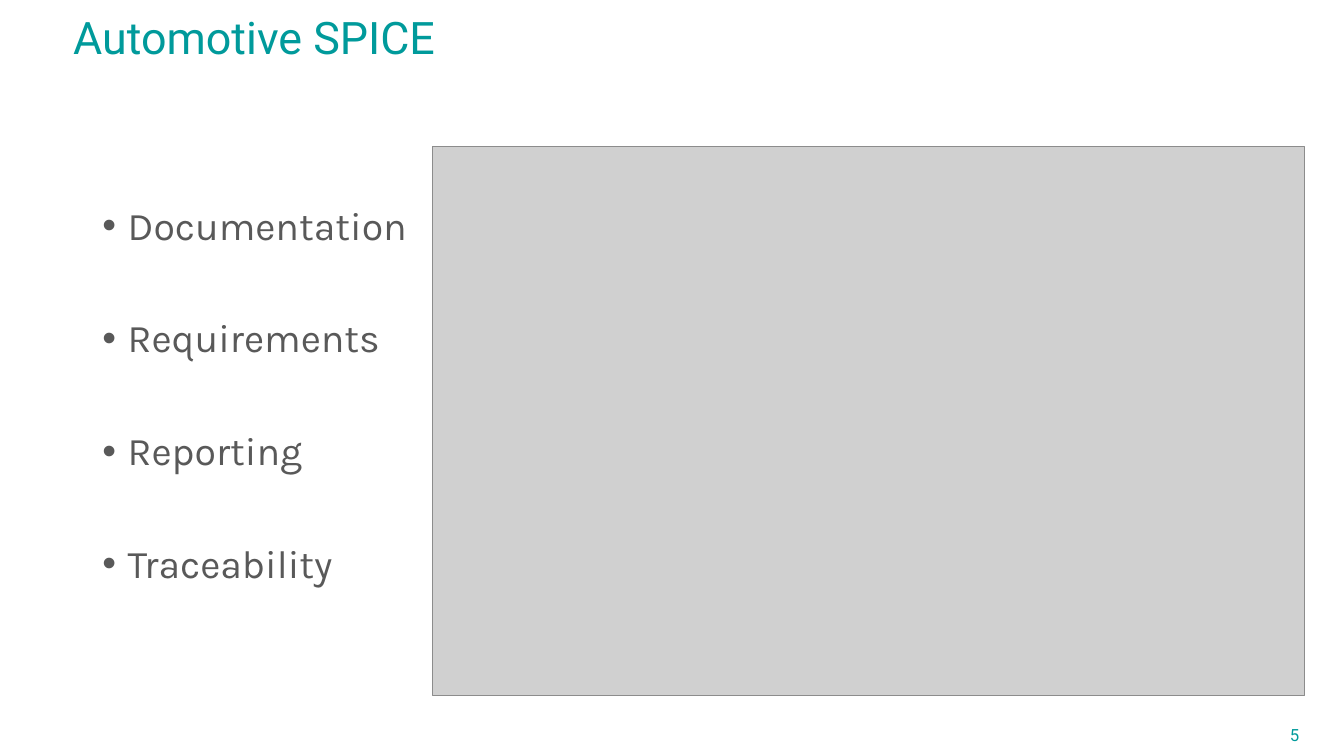
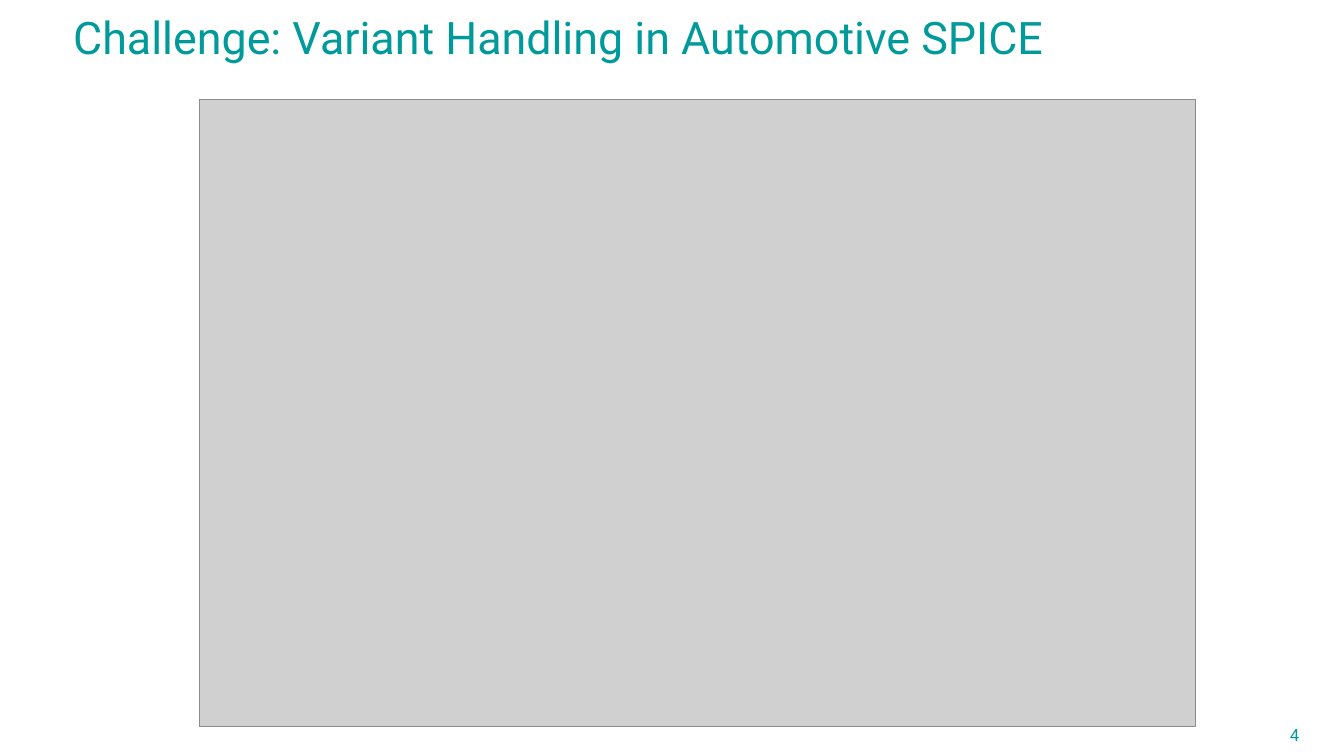
Before and after one commit to avengineers/SPLC2023, a slide deck: slide 4 of Challenges_at_Marquardt.pptx (slide 5 before the commit). Drawn at 1344x756 pixels with LibreOffice and Linux fonts; fonts in the diff are those of the drawing; grey boxes stand for pictures; background and template pictures are left out. Boxes give left, top, right and bottom in pixels: in the first picture for what was removed or moved away, otherwise in the second. Text is boxed around its words. In the diff, an @@ line names an element or a change of style, - is before the commit and + after.

```diff
--- a/Challenges_at_Marquardt.pptx
+++ b/Challenges_at_Marquardt.pptx
@@ title at box(73, 20, 1043, 64): text changed @@
-Automotive SPICE
+Challenge: Variant Handling in Automotive SPICE
@@ picture: place and size @@
-picture at box(433, 147, 1305, 697)
+picture at box(200, 100, 1196, 727)
@@ text removed at box(128, 213, 407, 588) @@
-• Documentation
-• Requirements
-• Reporting
-• Traceability
@@ page number at box(1290, 729, 1299, 741): text changed @@
-5
+4
```
Also in this commit, not shown: 4 other slides changed, 1 other file.
